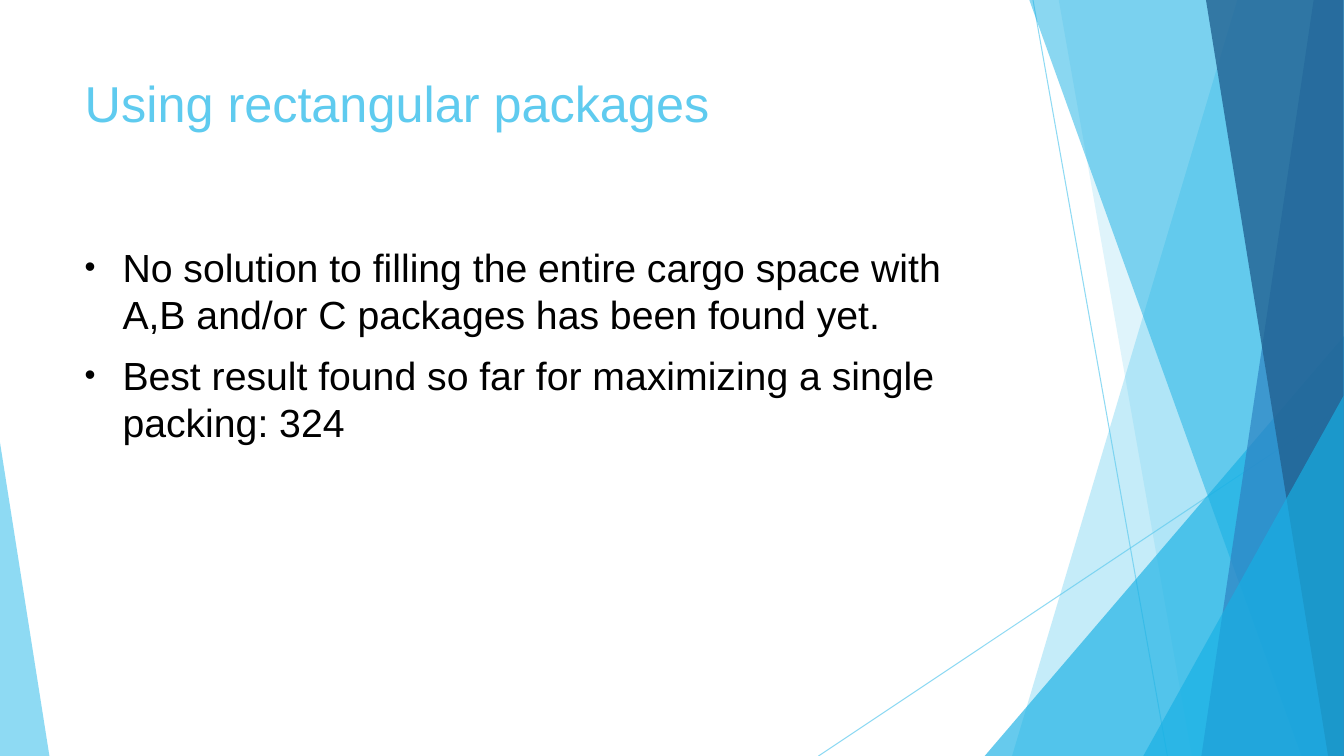
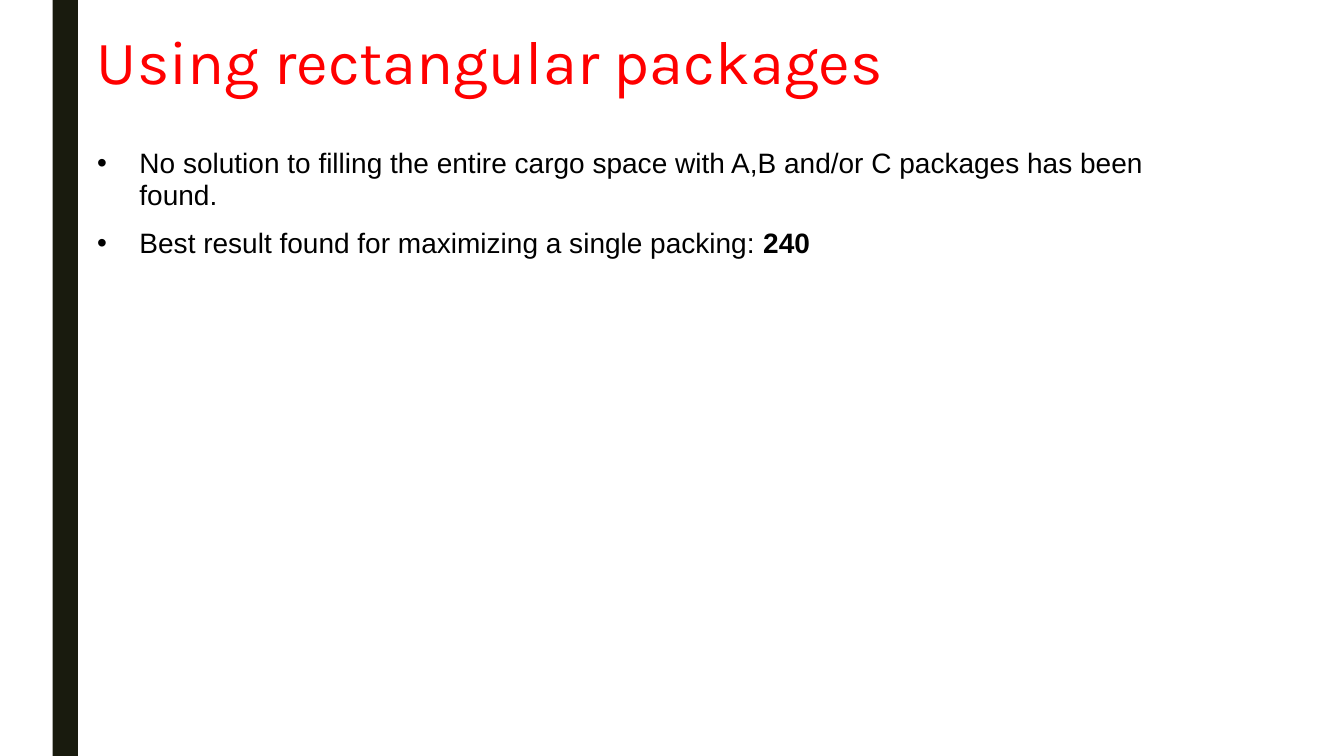
Before and after one commit to swengeler/PP3, a slide deck: slide 4 of Report, presentation and related stuff/Knapsack_problem.pptx (slide 16 before the commit). Drawn at 1344x756 pixels with LibreOffice and Linux fonts; fonts in the diff are those of the drawing. Boxes give left, top, right and bottom in pixels: in the first picture for what was removed or moved away, otherwise in the second. Text is boxed around its words. In the diff, an @@ line names an element or a change of style, - is before the commit and + after.

```diff
--- a/Report, presentation and related stuff/Knapsack_problem.pptx
+++ b/Report, presentation and related stuff/Knapsack_problem.pptx
@@ rectangle added at (x1=52, y1=0, x2=78, y2=756), fill #191B0E @@
@@ title "Using rectangular packages" moved from (x1=85, y1=85, x2=710, y2=132) to (x1=97, y1=41, x2=883, y2=99) @@
@@ title "Using rectangular packages" at (x1=97, y1=41, x2=883, y2=99): size 36 to 44 pt, font Arial to Karla, text colour #5FCBEF to #FF0000; line spacing 1 to 0.89 @@
@@ text at (x1=139, y1=152, x2=1142, y2=258): text changed; size 28 to 20 pt @@
-• No solution to filling the entire cargo space with A,B and/or C packages has been found yet.
-• Best result found so far for maximizing a single packing: 324
+• No solution to filling the entire cargo space with A,B and/or C packages has been found.
+• Best result found for maximizing a single packing: 240
@@ group removed at (x1=0, y1=0, x2=1344, y2=756): 5 freeform shapes, 3 triangles, 2 lines @@
```
Also in this commit, not shown: 15 other slides changed, 9 slides added, 1 slide removed.
